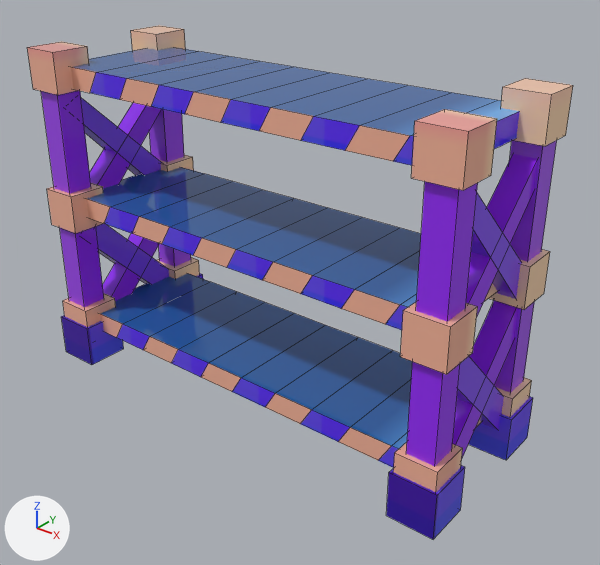
Renders of the FBX model Assets/Art/Model/Prop/Brown_Shelf.fbx from each side of a commit.
Rendered twice from a camera (50 mm lens) standing at (1.73, -2.26, 1.81) and looking at (0.05, -0.15, 0.5). The lights are fixed; the arrows at lower left show +X, +Y and +Z. The first picture is the older version. Mesh edges are drawn as thin lines. Where no turn or scale is listed for an object, it has been applied to the vertices.

In view in the first picture: 'Brown_Shelf'.
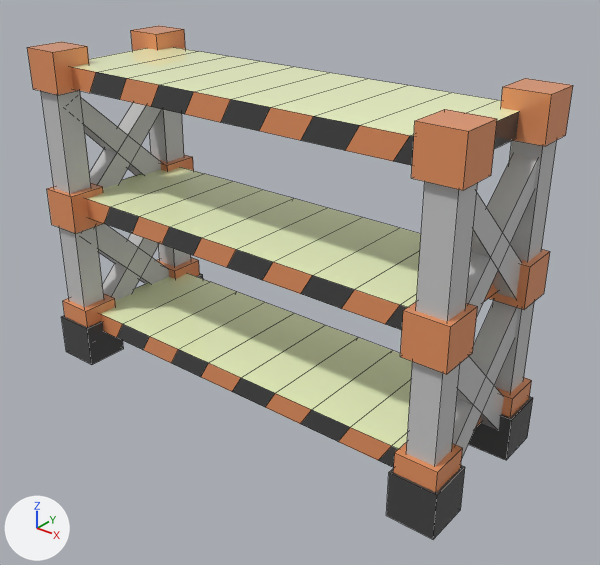
The newer file is also turned or shifted as a whole; pictures and numbers use the older file's frame.

Pixel boxes [x1, y1, x2, y2] of what changed, in the pictures (600 x 565 px):
part 1 of me_mesh, surface changed
    both: [27, 25, 573, 539]

Patch to the scene script:
```diff
--- a/Assets/Art/Model/Prop/Brown_Shelf.fbx.py
+++ b/Assets/Art/Model/Prop/Brown_Shelf.fbx.py
@@ me_mesh @@
 # used by ob_brown_shelf; location = (-0.063, -0.159, 0.0)
-me_mesh.from_pydata(...)  # 356 vertices, 274 faces; spans x -0.89..0.9, y -0.33..0.33, z 0.0..1.27
+me_mesh.from_pydata(...)  # 356 vertices, 228 faces; spans x -0.89..0.9, y -0.33..0.33, z 0.0..1.27
+# me_mesh part 1: 228 kept faces spanning x -0.89..0.9, y -0.33..0.33, z 0.0..1.27 get new texture (UV) coordinates
+# edits to the shape of me_mesh do not show in these pictures
 me_mesh.materials.append(mat_01___default)
```
